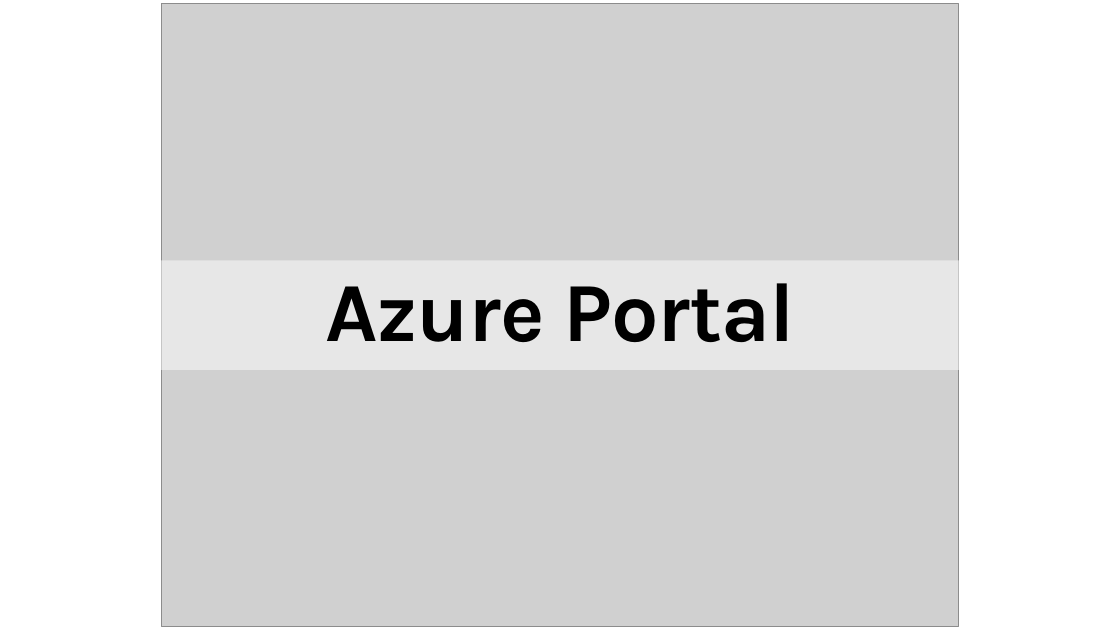
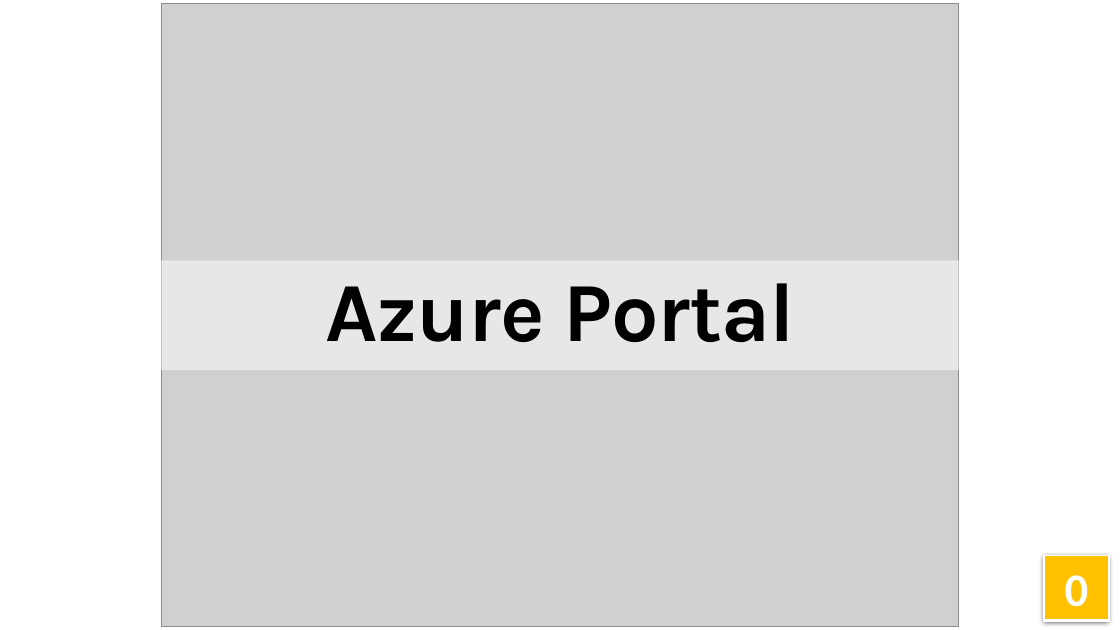
Before and after one commit to mrpaulandrew/CommunityEvents, a slide deck: slide 2 of The Azure Icon Game.pptx. Drawn at 1120x630 pixels with LibreOffice and Linux fonts; fonts in the diff are those of the drawing; grey boxes stand for pictures; background and template pictures are left out. Boxes give left, top, right and bottom in pixels: in the first picture for what was removed or moved away, otherwise in the second. Text is boxed around its words. In the diff, an @@ line names an element or a change of style, - is before the commit and + after.

```diff
--- a/The Azure Icon Game.pptx
+++ b/The Azure Icon Game.pptx
@@ rectangle added at (1044, 555, 1109, 620), fill gradient #FFC64B to #FFC000 to #E3AB00 @@
@@ rectangle added at (1044, 556, 1109, 621), fill #FFC000, outline #FFFFFF 1.5 pt, 40 pt, text #FFFFFF, bold @@
+1
@@ rectangle added at (1044, 555, 1109, 620), fill #FFC000, outline #FFFFFF 1.5 pt, 40 pt, text #FFFFFF, bold @@
+0
```
Also in this commit, not shown: 48 other slides changed.
